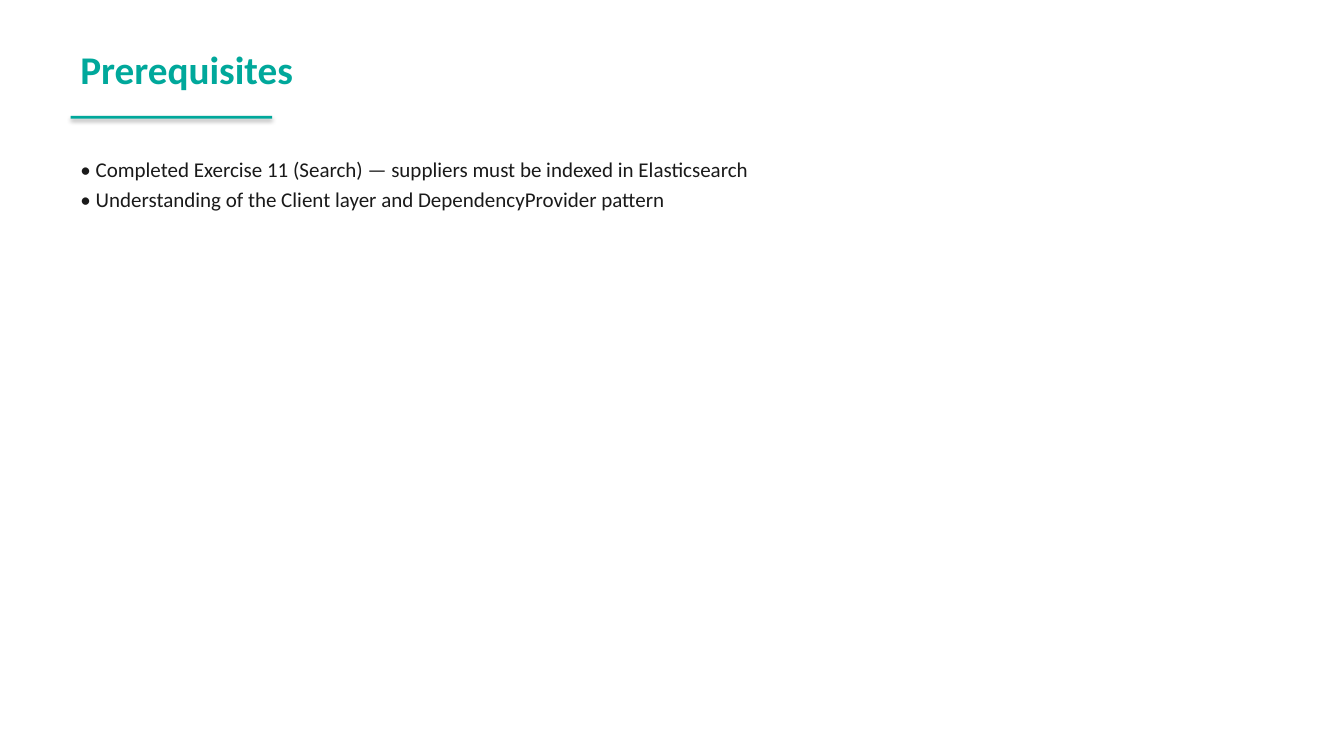
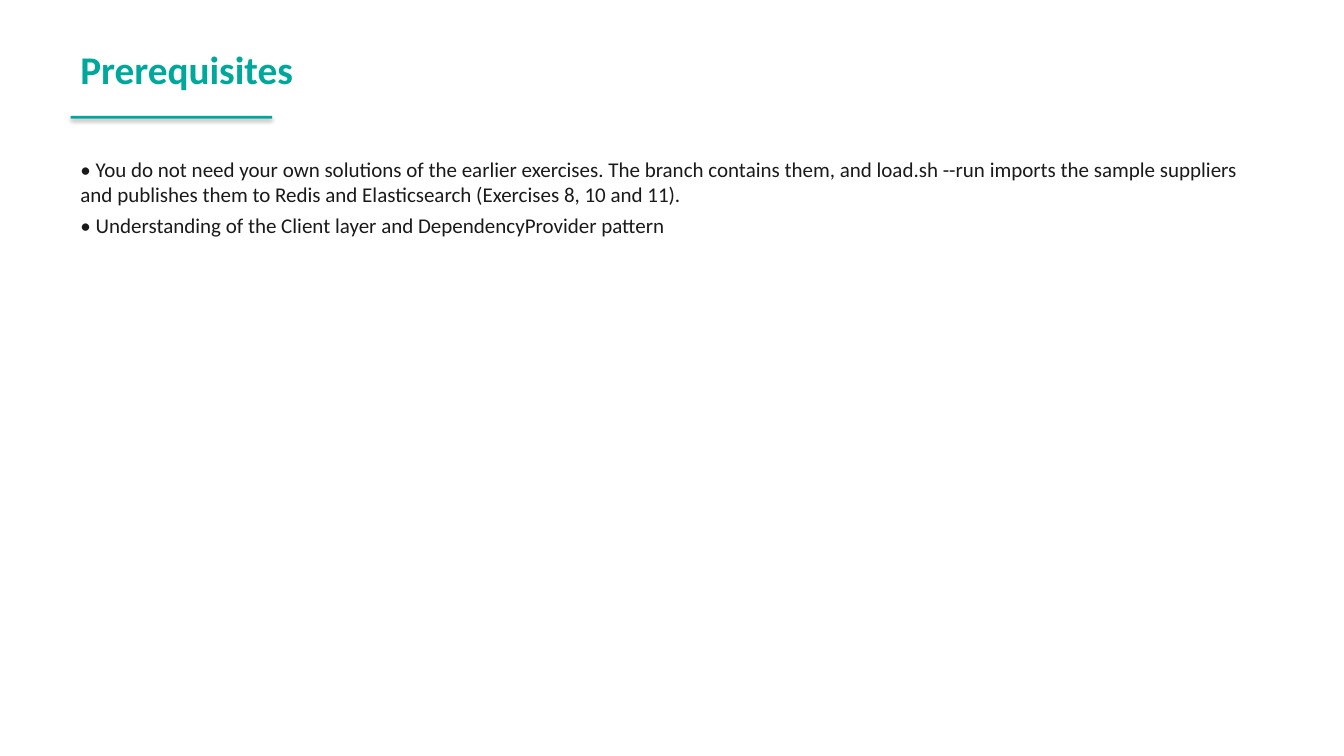
Before and after one commit to spryker-academy/instructor-exercises, a slide deck: slide 263 of guides-pptx/spryker-academy-professional.pptx (slide 261 before the commit). Drawn at 1344x756 pixels with LibreOffice and Linux fonts; fonts in the diff are those of the drawing. Boxes give left, top, right and bottom in pixels: in the first picture for what was removed or moved away, otherwise in the second. Text is boxed around its words. In the diff, an @@ line names an element or a change of style, - is before the commit and + after.

```diff
--- a/guides-pptx/spryker-academy-professional.pptx
+++ b/guides-pptx/spryker-academy-professional.pptx
@@ text at [80, 162, 1237, 206]: text changed @@
-• Completed Exercise 11 (Search) — suppliers must be indexed in Elasticsearch
+• You do not need your own solutions of the earlier exercises. The branch contains them, and load.sh --run imports the sample suppliers and publishes them to Redis and Elasticsearch (Exercises 8, 10 and 11).
```
Also in this commit, not shown: 11 other slides changed, 4 slides added, 2 slides removed, 24 other files.
